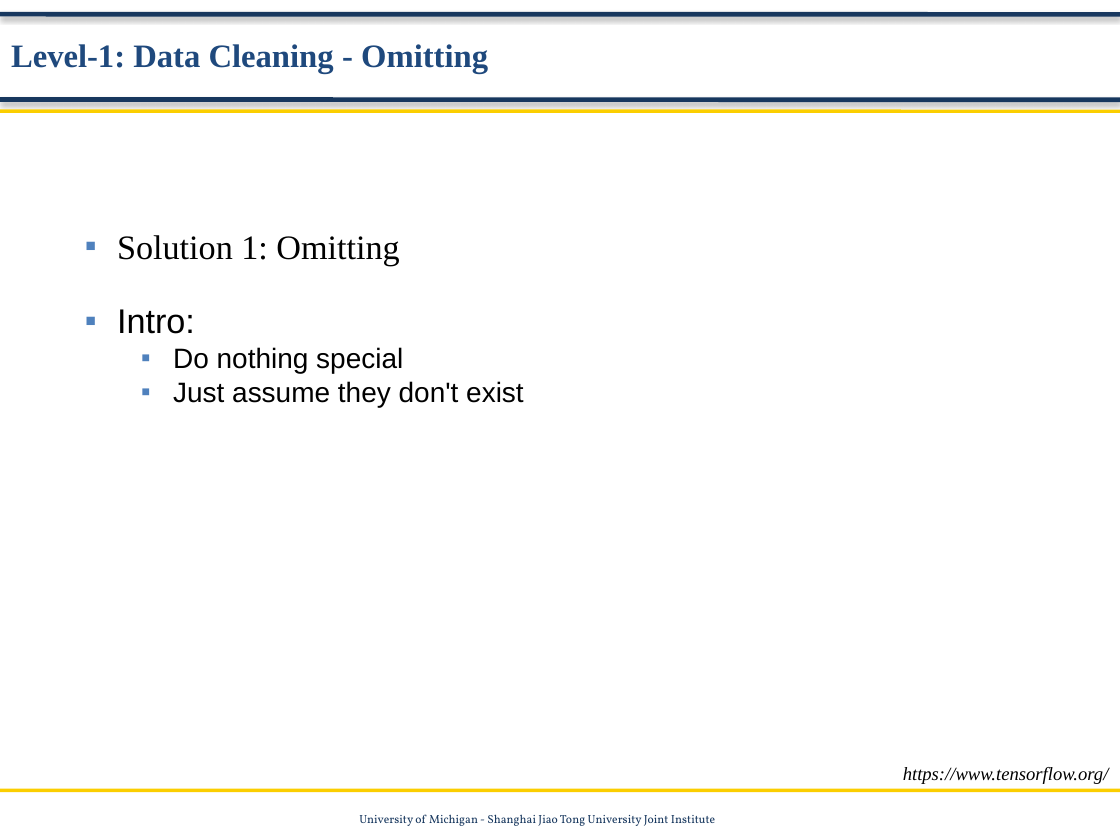
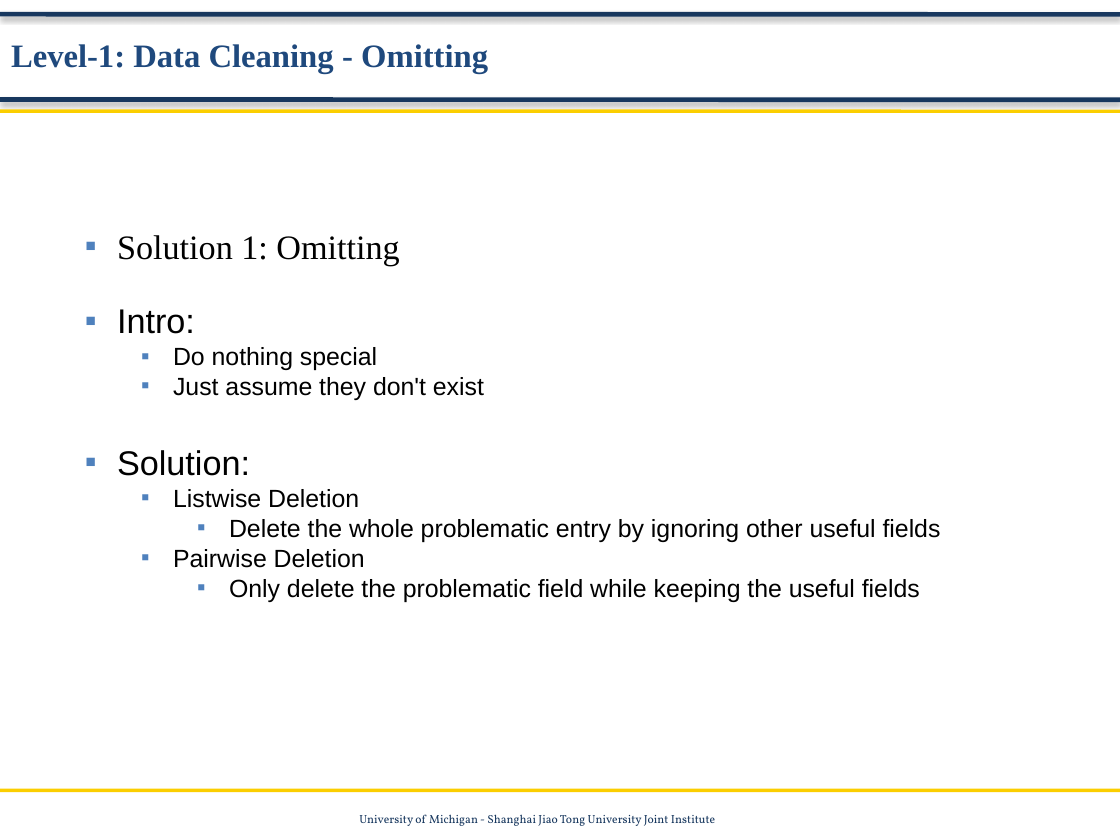
Before and after one commit to Data-Mining-UMJI/Data-Storage-Under-Revise, a slide deck: slide 10 of Preprocessing/Data Preprocessing.pptx (slide 7 before the commit). Drawn at 1120x840 pixels with LibreOffice and Linux fonts; fonts in the diff are those of the drawing; background and template pictures are left out. Boxes give left, top, right and bottom in pixels: in the first picture for what was removed or moved away, otherwise in the second. Text is boxed around its words. In the diff, an @@ line names an element or a change of style, - is before the commit and + after.

Commit message:
update the presentation ppt

```diff
--- a/Preprocessing/Data Preprocessing.pptx
+++ b/Preprocessing/Data Preprocessing.pptx
@@ text at (173, 347, 484, 400): size 18 to 16 pt in "Do nothing special", "Just assume they don't exist" @@
@@ text at (117, 450, 941, 602): paragraphs added @@
+■ Solution:
+  ■ Listwise Deletion
+    ■ Delete the whole problematic entry by ignoring other useful fields
+  ■ Pairwise Deletion
+    ■ Only delete the problematic field while keeping the useful fields
@@ text removed at (903, 767, 1109, 784) @@
-https://www.tensorflow.org/
```
Also in this commit, not shown: 10 other slides changed, 14 slides added, 1 slide removed, 2 other files.
